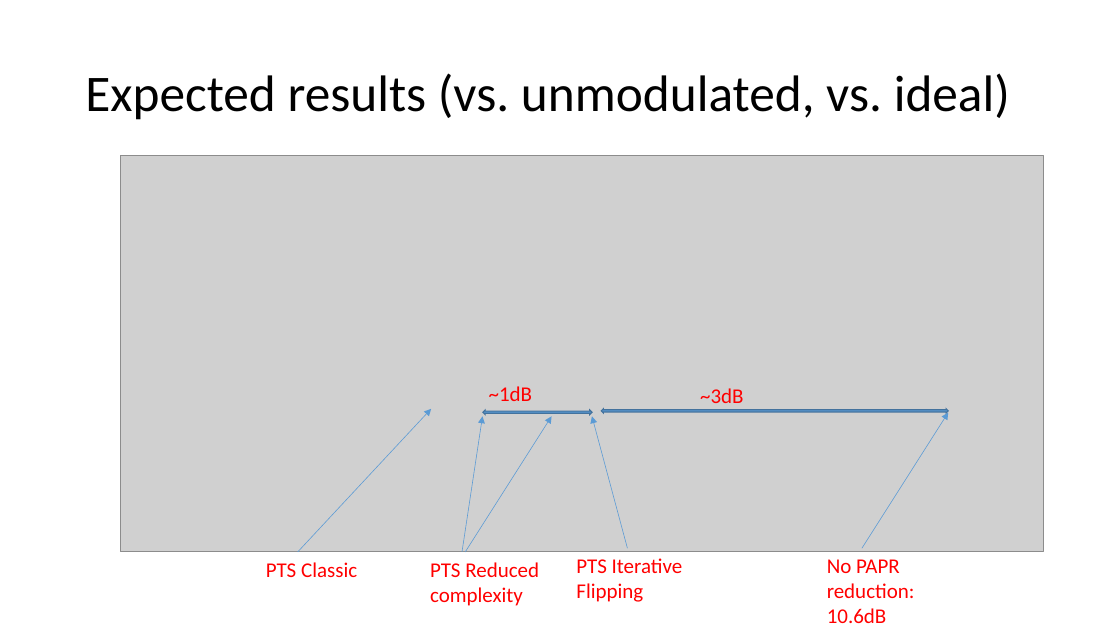
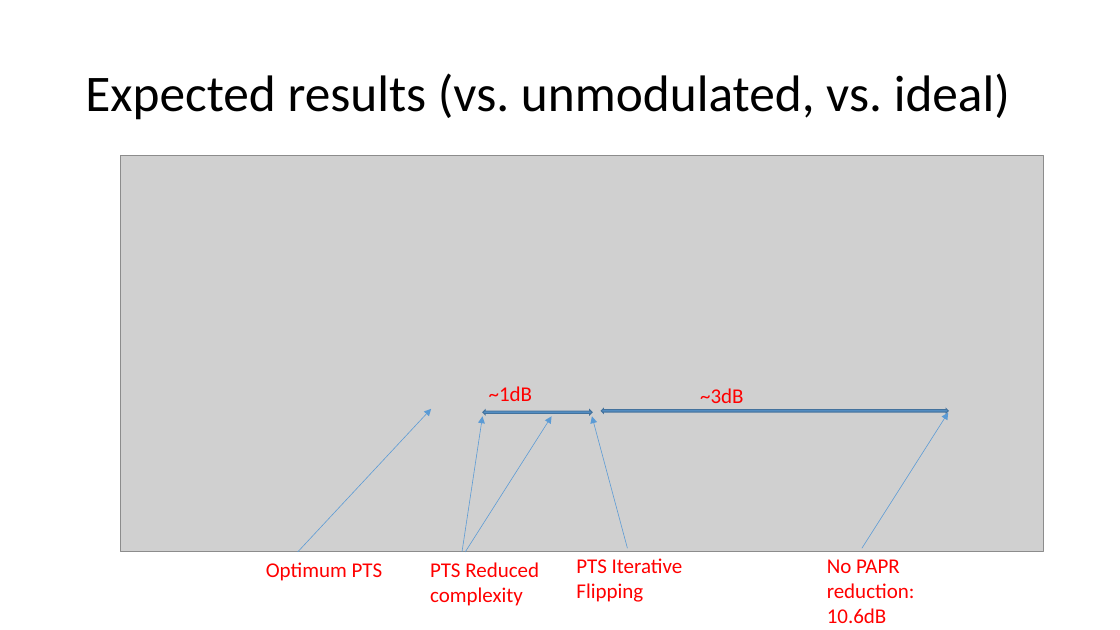
Before and after one commit to liorkissos/VLF-Simulations, a slide deck: slide 30 of Documents/Presentations/PAPR Reduction- PTS.pptx. Drawn at 1120x630 pixels with LibreOffice and Linux fonts; fonts in the diff are those of the drawing; grey boxes stand for pictures. Boxes give left, top, right and bottom in pixels: in the first picture for what was removed or moved away, otherwise in the second. Text is boxed around its words. In the diff, an @@ line names an element or a change of style, - is before the commit and + after.

```diff
--- a/Documents/Presentations/PAPR Reduction- PTS.pptx
+++ b/Documents/Presentations/PAPR Reduction- PTS.pptx
@@ text at (266, 562, 383, 581): text changed @@
-PTS Classic
+Optimum PTS
```
Also in this commit, not shown: 8 other slides changed, 3 other files.
